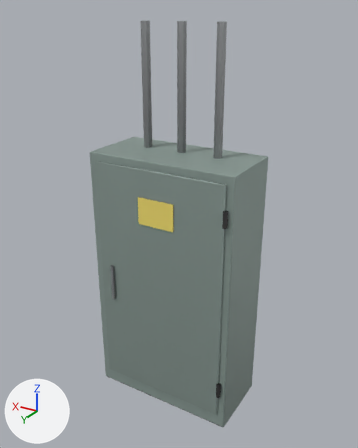
What one commit did to the glTF model assets/models/props/switch_cabinet.glb.
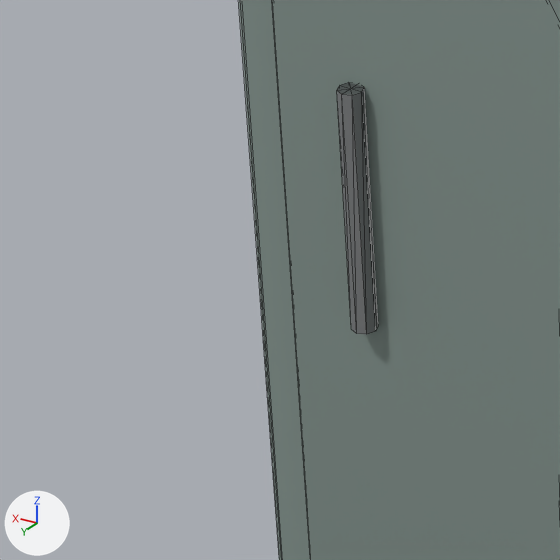
Old and new are each drawn whole from a 50 mm camera at (-1.226, 2.019, 2.042) aimed at (-0.01, -0.008, 1.029) and again close up on the part from 18% to 39% of the width and 57% to 74% of the height. The lights are fixed; the arrows at lower left show +X, +Y and +Z. The last two pictures show the newer version. The close-ups show mesh edges as thin lines. Vertices at exactly the same position are counted once.

The older version as bpy lines, for what is in view:
```python
me_static = bpy.data.meshes.new('static')
me_static.from_pydata(...)  # 196 vertices, 356 faces; spans x -0.4..0.4, y -0.2..0.21, z 0.0..2.0
# faces by material slot: [152, 128, 64, 12]
me_static.materials.append(mat_painted)
me_static.materials.append(mat_zinc)
me_static.materials.append(mat_iron)
me_static.materials.append(mat_yellow)
ob_static = bpy.data.objects.new('static', me_static)
ob_static.location = (0.0, 0.0, 0.0)
```
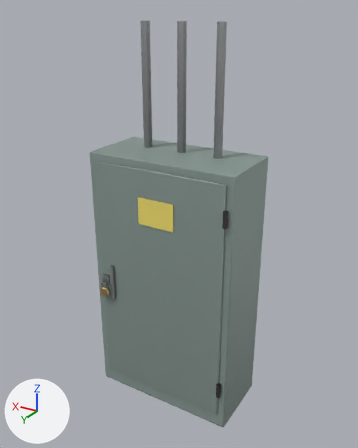
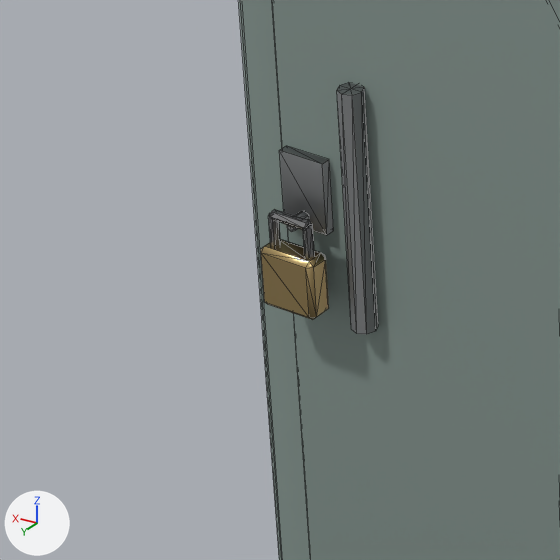
Location of each change, (x1, y1, x2, y2) in pixels of the close-ups (560 x 560 px):
```json
{"part": 1, "of": "me_static", "change": "added", "after": [279, 146, 334, 235]}
{"part": 2, "of": "me_static", "change": "added", "after": [286, 211, 309, 232]}
{"part": 3, "of": "me_static", "change": "added", "after": [260, 239, 329, 320]}
{"part": 4, "of": "me_static", "change": "added", "after": [268, 209, 315, 258]}
{"part": 5, "of": "me_static", "change": "recoloured", "before": [343, 198, 357, 334], "after": [343, 198, 357, 334]}
```

Scene script edits in JSON lines:
```json
{"op": "add", "block": "mat_steel", "code": ["mat_steel = bpy.data.materials.new('Steel')", "# nodes: BsdfPrincipled, Mix, OutputMaterial, VertexColor", "# colours: grey #adadaf, mixed with the vertex colours"]}
{"op": "add", "block": "mat_brass", "code": ["mat_brass = bpy.data.materials.new('Brass')", "# nodes: BsdfPrincipled, Mix, OutputMaterial, VertexColor", "# colours: beige #e1c489, mixed with the vertex colours"]}
{"block": "me_static", "where": "# used by ob_static; location = (0.0, 0.0, 0.0)"}
{"op": "remove", "block": "me_static", "code": "me_static.from_pydata(...)  # 196 vertices, 356 faces; spans x -0.4..0.4, y -0.2..0.21, z 0.0..2.0"}
{"op": "add", "block": "me_static", "code": "me_static.from_pydata(...)  # 282 vertices, 508 faces; spans x -0.4..0.4, y -0.2..0.23, z 0.0..2.0"}
{"block": "me_static", "change": "me_static part 1: a new loose piece, a box spanning x 0.31..0.35, y 0.191..0.199, z 0.67..0.73, in mat_zinc"}
{"block": "me_static", "change": "me_static part 2: a new loose piece, a 6-sided cylinder along y spanning x 0.3257..0.3343, y 0.199..0.215, z 0.675..0.685, in mat_zinc"}
{"block": "me_static", "change": "me_static part 3: the loose piece of 24 vertices spanning x -0.36..0.36, y 0.18..0.19, z 0.08..1.36 is copied, and the copy is scaled about its middle by (-0.0625, -1.77, -0.035), then moved by (0.33, 0.03, -0.09), in mat_brass; it spans x 0.31..0.36, y 0.2..0.23, z 0.61..0.66"}
{"block": "me_static", "change": "me_static part 4: a new loose piece of 40 vertices spanning x 0.31..0.35, y 0.21..0.22, z 0.65..0.69, in mat_steel"}
{"block": "me_static", "change": "me_static part 5: 4 kept faces spanning x 0.28..0.29, y 0.2..0.21, z 0.6..0.8 get new vertex colours"}
{"op": "add", "block": "me_static", "code": "me_static.materials.append(mat_brass)"}
{"op": "add", "block": "me_static", "code": "me_static.materials.append(mat_steel)"}
```
